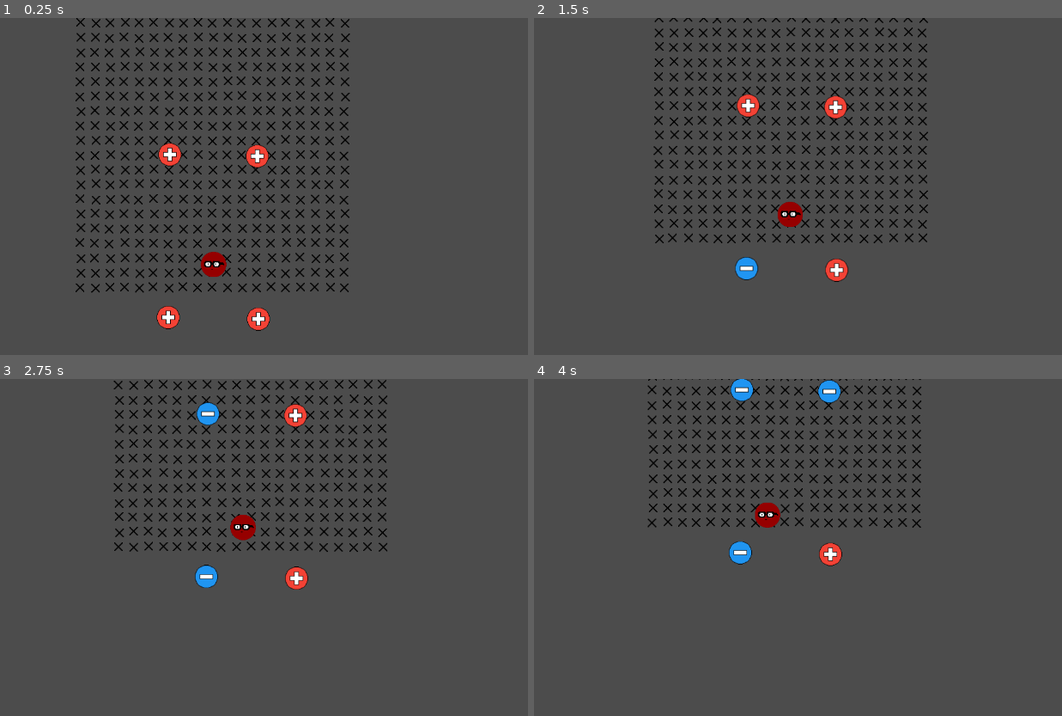
Above: before the commit, frames 1-4 (two rows, left to right).
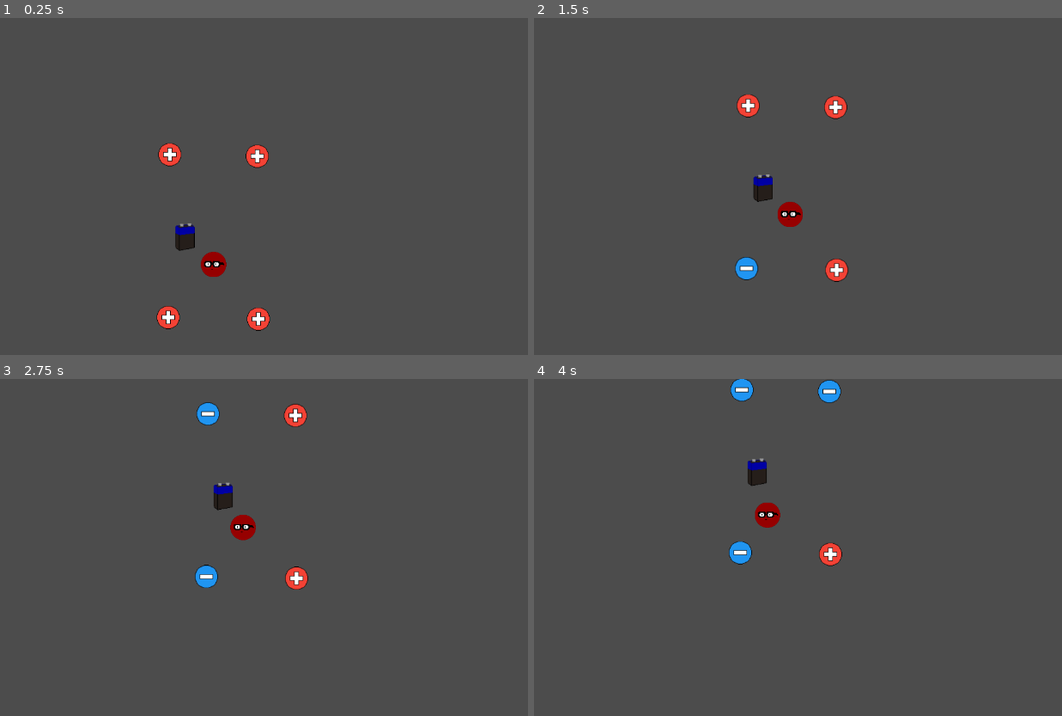
Above: after the commit, the same moments.

Repository: Gamedev-do-Hiroshi/changecharge
Game: Godot game, scene res://scenes/Fase.tscn
The game is run twice, just before and just after one commit, with the same random seed, the same clock (stepped at 60 frames per second) and the same inputs.
Inputs (mouse positions are in pixels of both pictures, inside the frame that each line leads up to):
- Up to frame 1 (0.25 s): no input
- Up to frame 2 (1.5 s): move the mouse to (729, 331) at 0.52 s; click (729, 331) at 0.67 s; move the mouse to (834, 297) at 1.27 s; click (834, 297) at 1.42 s
- Up to frame 3 (2.75 s): move the mouse to (211, 436) at 2.02 s; click (211, 436) at 2.17 s
- Up to frame 4 (4 s): move the mouse to (829, 416) at 2.77 s; click (829, 416) at 2.92 s; move the mouse to (924, 631) at 3.52 s; click (924, 631) at 3.67 s

The runs differ from the first frame. In frame 1, 6.6% of the frame differs, in the area x 14-67%, y 0-82%; in frame 2, 5.3%; in frame 3, 4.2%; in frame 4, 3.5%.

Commit message:
Objetos - pilha finalizada?

Diff:
--- a/Game/scenes/Fase.tscn
+++ b/Game/scenes/Fase.tscn
@@ -9,6 +9,7 @@
 
 [node name="Campo" parent="." instance=ExtResource( 4 )]
 position = Vector2( 483.117, 73.6705 )
+Objeto = 2
 B = 0.05
 Altura = 500.0
 Comprimento = 500.0
@@ -54,3 +55,6 @@
 [node name="Tomada" parent="." instance=ExtResource( 4 )]
 position = Vector2( 694.909, 230.263 )
 Objeto = 1
+
+[node name="Pilha" parent="." instance=ExtResource( 4 )]
+position = Vector2( 431.646, 226.162 )
--- a/Game/scenes/Objetos.tscn
+++ b/Game/scenes/Objetos.tscn
@@ -1,8 +1,9 @@
-[gd_scene load_steps=7 format=2]
+[gd_scene load_steps=9 format=2]
 
 [ext_resource path="res://scripts/Objetos.gd" type="Script" id=1]
 [ext_resource path="res://assets/Ponta.png" type="Texture" id=2]
 [ext_resource path="res://assets/tomada.png" type="Texture" id=3]
+[ext_resource path="res://assets/pilha_menos.png" type="Texture" id=4]
 
 [sub_resource type="ConcavePolygonShape2D" id=1]
 segments = PoolVector2Array( -34, 4, -7, 20, -34, -4, -4, -20, -33.5, 4, -33.5, -4, -10, -20, 12, -20, -10, 20, 12, 20, 13.5, 18, 13.5, -18, 14, -11, 32, -11, 14, -8, 32, -8, 14, 11, 32, 11, 14, 8, 32, 8 )
@@ -11,13 +12,15 @@
 extents = Vector2( 23.5266, 11.5648 )
 
 [sub_resource type="RectangleShape2D" id=3]
+extents = Vector2( 17.8891, 21.1661 )
+
+[sub_resource type="RectangleShape2D" id=4]
 extents = Vector2( 250, 250 )
 
 [node name="Objetos" type="Node2D"]
 script = ExtResource( 1 )
-Objeto = 2
-Altura = 50.0
-Comprimento = 50.0
+Objeto = 3
+Carga = -10.0
 
 [node name="Ponta" type="StaticBody2D" parent="."]
 visible = false
@@ -37,10 +40,22 @@
 [node name="Colisao" type="CollisionShape2D" parent="Tomada"]
 shape = SubResource( 2 )
 
+[node name="Pilha" type="Area2D" parent="."]
+
+[node name="Sprite" type="Sprite" parent="Pilha"]
+texture = ExtResource( 4 )
+
+[node name="Colisao" type="CollisionShape2D" parent="Pilha"]
+shape = SubResource( 3 )
+
 [node name="Magnetico" type="Area2D" parent="."]
+visible = false
 
 [node name="Colisao" type="CollisionShape2D" parent="Magnetico"]
-shape = SubResource( 3 )
+shape = SubResource( 4 )
 [connection signal="body_entered" from="Tomada" to="." method="_on_Tomada_body_entered"]
+[connection signal="body_entered" from="Pilha" to="." method="_on_Tomada_body_entered"]
+[connection signal="mouse_entered" from="Pilha" to="." method="_on_Pilha_mouse_entered"]
+[connection signal="mouse_exited" from="Pilha" to="." method="_on_Pilha_mouse_exited"]
 [connection signal="body_entered" from="Magnetico" to="." method="_on_Magnetico_body_entered"]
 [connection signal="body_exited" from="Magnetico" to="." method="_on_Magnetico_body_exited"]
--- a/Game/scripts/Objetos.gd
+++ b/Game/scripts/Objetos.gd
@@ -1,16 +1,23 @@
 tool
 extends Node2D
 
-enum OBJETO {PONTA, TOMADA, MAGNETICO}
+enum OBJETO {PONTA, TOMADA, MAGNETICO, PILHA}
 
 export(OBJETO) var Objeto = OBJETO.PONTA
 
 export var B = 10.0
 export var Altura = 50.0
 export var Comprimento = 50.0
+export var Carga = 10.0
+
 var ant_objeto
+var mouse_pilha = 0
+
+#se clicar na pilha 100 vezes vira um buraco negro
 
 onready var X = preload("res://scenes/X.tscn")
+onready var pilha_mais = preload("res://assets/pilha_mais.png")
+onready var pilha_menos = preload("res://assets/pilha_menos.png")
 
 func _ready():
 
@@ -20,6 +27,7 @@
 		$Ponta.visible = true
 		$Tomada.visible = true
 		$Magnetico.visible = true
+		$Pilha.visible = true
 		for filho in $Magnetico.get_children():
 			if filho.get_class() != "CollisionShape2D":
 				filho.free()
@@ -36,6 +44,11 @@
 			$Tomada.visible = false
 		else:
 			$Tomada.free()
+	if Objeto != OBJETO.PILHA:
+		if Engine.editor_hint:
+			$Pilha.visible = false
+		else:
+			$Pilha.free()
 	if Objeto != OBJETO.MAGNETICO:
 		if Engine.editor_hint:
 			$Magnetico.visible = false
@@ -65,7 +78,9 @@
 				var s = X.instance()
 				s.position = Vector2(H + i*(16 + esph),V + j*(16+ espv))
 				$Magnetico.add_child(s)
-		pass
+	elif Objeto == OBJETO.PILHA:
+		$Pilha/Sprite.texture = pilha_mais if Carga > 0 else pilha_menos
+		mouse_pilha = 0
 
 	pass
 
@@ -73,9 +88,17 @@
 		if Engine.editor_hint and Objeto != ant_objeto:
 			_ready()
 
+
+func _input(event):
+	if mouse_pilha%2 == 1 and event.is_pressed() and event.button_index == BUTTON_LEFT:
+		Carga = -Carga
+		$Pilha/Sprite.texture = pilha_mais if Carga > 0 else pilha_menos
+
 func _on_Tomada_body_entered(body):
 	if body.get_groups().has("player"):
-		print("Passou de fase")
+		body.charge += Carga
+		if Engine.editor_hint == false:
+			self.queue_free()
 
 
 func _on_Magnetico_body_entered(body):
@@ -88,3 +111,17 @@
 	if body.get_groups().has("player"):
 		body.campo_magnetico -= B
 		pass
+
+
+func _on_Pilha_mouse_entered():
+	mouse_pilha += 1
+	if mouse_pilha == 100:
+		#cria buraco negro
+		pass
+
+
+func _on_Pilha_mouse_exited():
+	mouse_pilha += 1
+	if mouse_pilha == 100:
+		#cria buraco negro
+		pass
Binary file added: Game/assets/pilha_mais.png
Not shown, added: Game/assets/pilha_mais.png.import
Binary file added: Game/assets/pilha_menos.png
Not shown, added: Game/assets/pilha_menos.png.import
